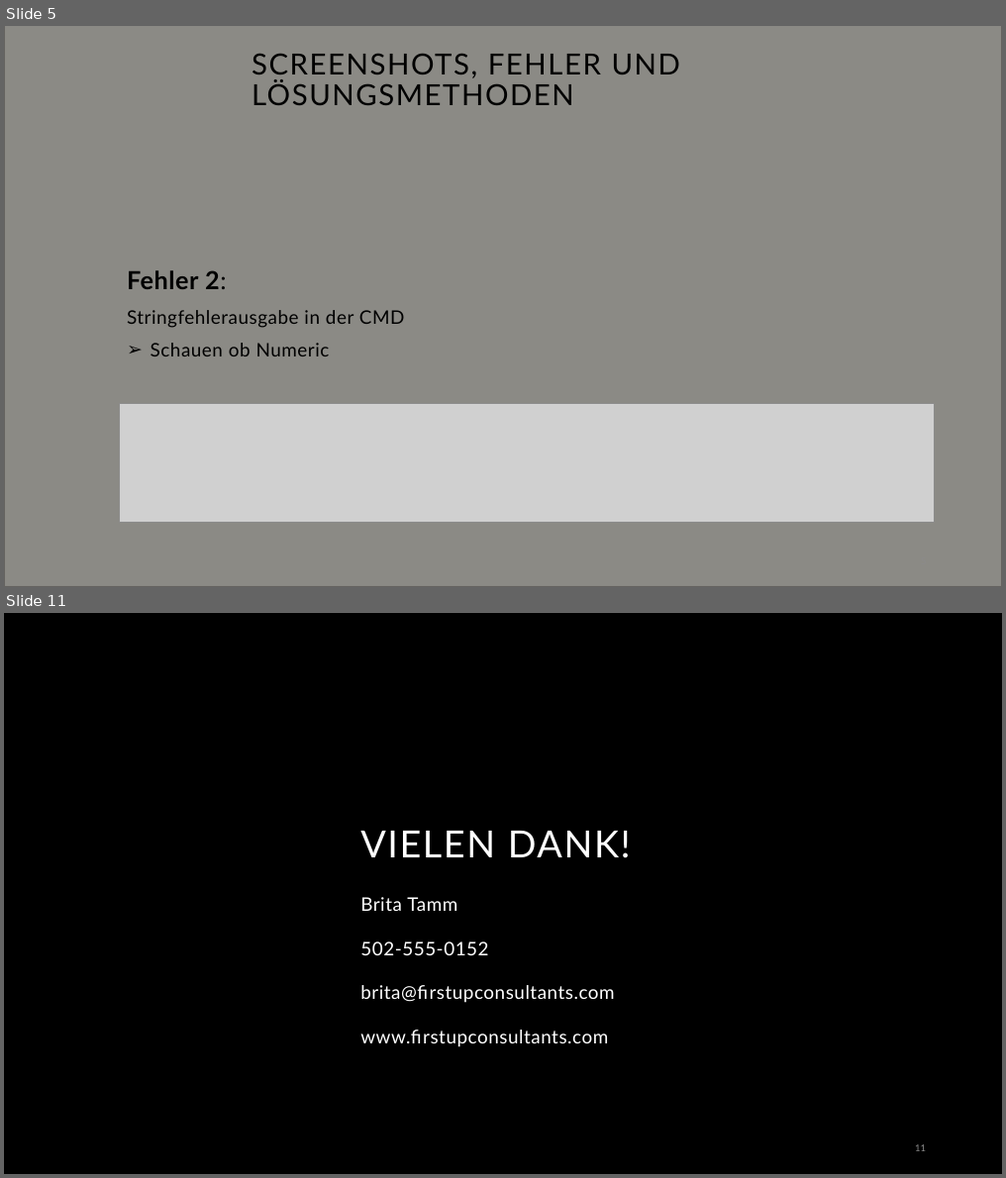
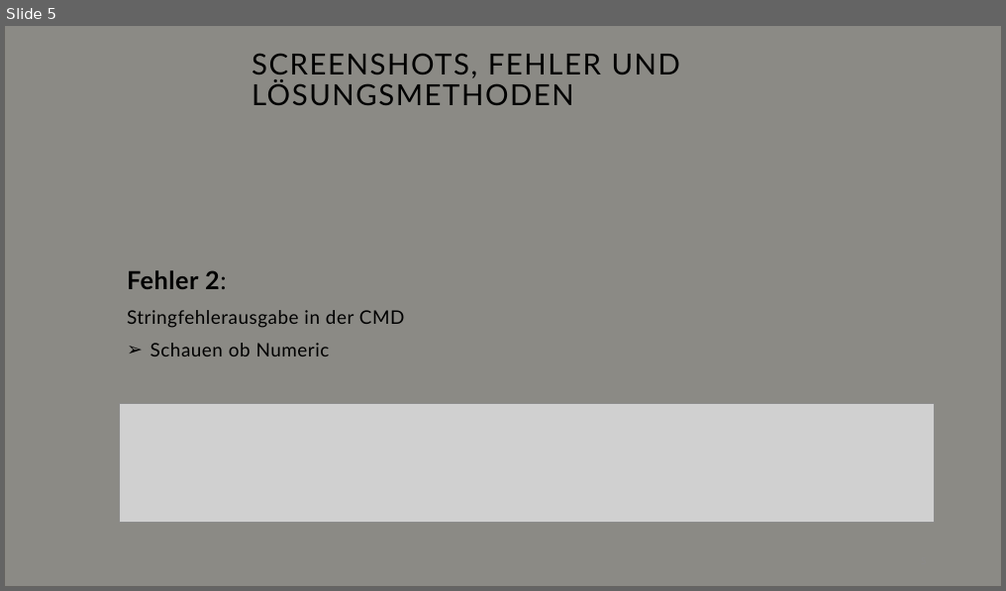
Before and after one commit to SecurityR4t/NotenVerwaltung, a slide deck: ProjektNotenverwaltung.pptx. Shown one above the other, each under a label of ours: slides 5 and 11 before the commit, slide 5 after it; the slides between them are not shown. The pictures are 1006x1178 and 1006x591 pixels, drawn with LibreOffice and Linux fonts; fonts in the diff are those of the drawing; grey boxes stand for pictures; background and template pictures are left out. Boxes give left, top, right and bottom in pixels: in the first picture for what was removed or moved away, otherwise in the second. Text is boxed around its words. In the diff, an @@ line names an element or a change of style, - is before the commit and + after.

```diff
--- a/ProjektNotenverwaltung.pptx
+++ b/ProjektNotenverwaltung.pptx
@@ slide 11 removed at [4,613,1002,1174], background #000000 @@
@@ title removed at [360,831,631,859] @@
-VIELEN DANK!
@@ subtitle removed at [360,897,614,1048] @@
-Brita Tamm
-502-555-0152
-brita@firstupconsultants.com
-www.firstupconsultants.com
@@ page number removed at [915,1145,926,1152] @@
-11
```
Also in this commit, not shown: 1 slide changed, 3 slides added, 4 other slides removed.
